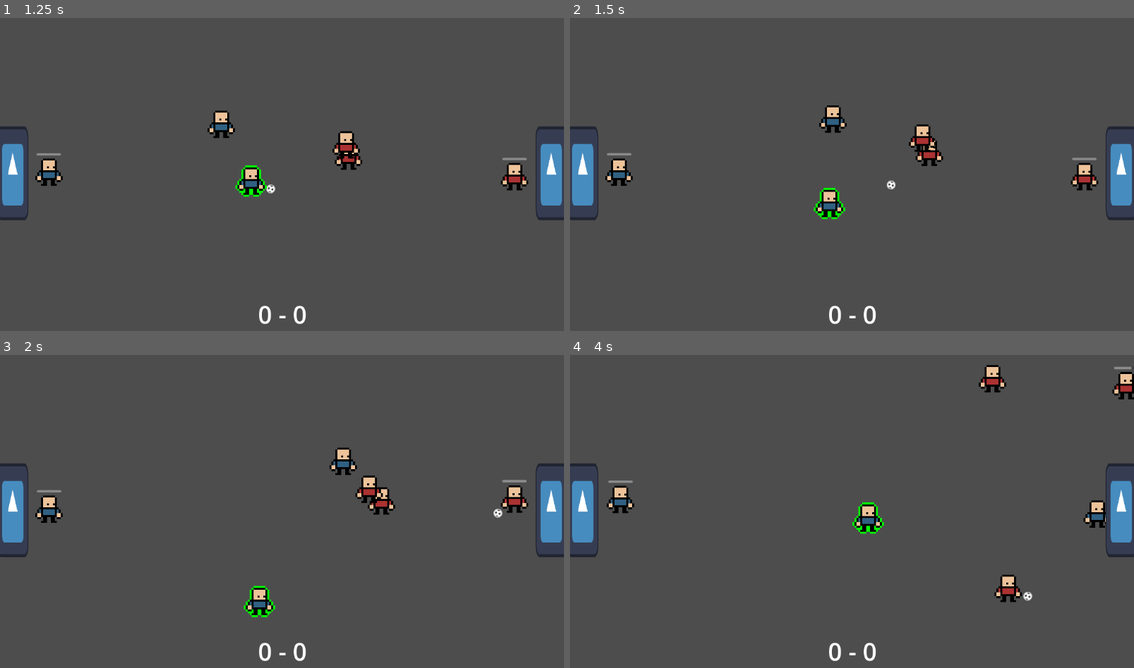
Above: before the commit, frames 1-4 (two rows, left to right).
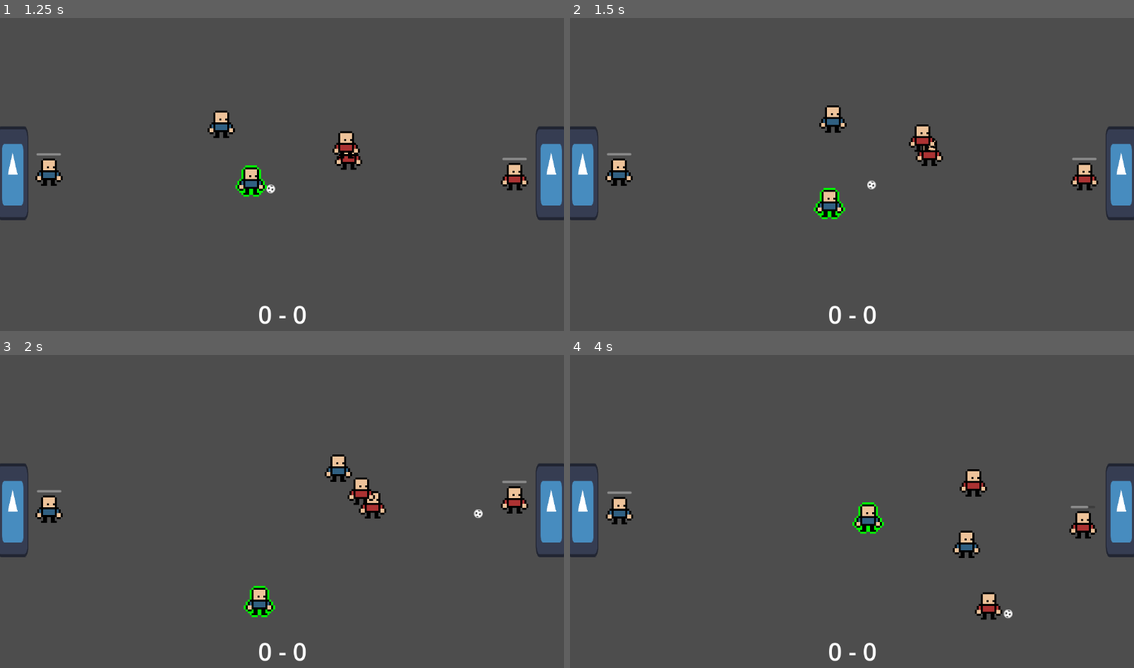
Above: after the commit, the same moments.

Repository: david8zhang/spooky-soccer
Game: Godot game, scene res://scenes/Main.tscn
The game is run twice, just before and just after one commit, with the same random seed, the same clock (stepped at 60 frames per second) and the same inputs. The engine's default icon, where the game draws it, is replaced by a stand-in: a white triangle on a blue panel in a dark square.
Inputs:
- Up to frame 1 (1.25 s): hold Right (move_right) from 0.53 s (still down); tap Space (pass) at 0.6 s; tap F (shoot) at 0.8 s
- Up to frame 2 (1.5 s): release Right (move_right) at 1.28 s; hold Down (move_down) from 1.28 s (still down); tap F (shoot) at 1.35 s
- Up to frame 3 (2 s): keep holding Down (move_down); tap Space (pass) at 1.55 s
- Up to frame 4 (4 s): release Down (move_down) at 2.03 s; hold Right (move_right) 2.03-2.78 s; tap Space (pass) at 2.1, 3.05 s; tap F (shoot) at 2.3, 2.85, 3.8 s; hold Up (move_up) 2.78-3.53 s; hold Left (move_left) from 3.53 s (still down); tap X (steal) at 3.6 s

Frame 1 is identical in both runs. In frame 2, less than 0.1% of the frame differs, in the area x 52-58%, y 51-55%; in frame 3, 1.2%; in frame 4, 2.7%, in the area x 6-100%, y 3-85%.

Commit message:
added walls around goal, fix some ball shooting logic

Diff:
--- a/prefabs/CPUFieldPlayerAI.tscn
+++ b/prefabs/CPUFieldPlayerAI.tscn
@@ -31,7 +31,7 @@
 [node name="CPUFieldPlayerAI" type="Node" node_paths=PackedStringArray("blackboard", "actor")]
 script = ExtResource("1_xsn7y")
 blackboard = NodePath("@Node@26461")
-actor = NodePath("..")
+actor = NodePath("")
 
 [node name="RootSequence" type="Node" parent="."]
 script = ExtResource("2_erdwv")
--- a/prefabs/Goal.tscn
+++ b/prefabs/Goal.tscn
@@ -19,10 +19,13 @@
 }]
 
 [sub_resource type="RectangleShape2D" id="RectangleShape2D_trcr3"]
-size = Vector2(63, 190)
+size = Vector2(53, 162)
 
 [sub_resource type="CircleShape2D" id="CircleShape2D_l885n"]
 radius = 350.0
+
+[sub_resource type="RectangleShape2D" id="RectangleShape2D_bxs7v"]
+size = Vector2(65, 12)
 
 [node name="Goal" type="StaticBody2D"]
 collision_layer = 16
@@ -35,10 +38,24 @@
 sprite_frames = SubResource("SpriteFrames_1ontc")
 
 [node name="CollisionShape2D" type="CollisionShape2D" parent="."]
-position = Vector2(-0.5, -1)
+position = Vector2(-5.5, 0)
 shape = SubResource("RectangleShape2D_trcr3")
 
 [node name="InRangeDetector" type="CollisionShape2D" parent="."]
 visible = false
 shape = SubResource("CircleShape2D_l885n")
 disabled = true
+
+[node name="Wall" type="StaticBody2D" parent="."]
+collision_layer = 32
+collision_mask = 4
+
+[node name="CollisionShape2D" type="CollisionShape2D" parent="Wall"]
+position = Vector2(1.5, -90)
+shape = SubResource("RectangleShape2D_bxs7v")
+
+[node name="Wall2" type="StaticBody2D" parent="."]
+
+[node name="CollisionShape2D" type="CollisionShape2D" parent="Wall2"]
+position = Vector2(1, 90)
+shape = SubResource("RectangleShape2D_bxs7v")
--- a/scripts/FieldPlayer.gd
+++ b/scripts/FieldPlayer.gd
@@ -131,9 +131,10 @@
 	if !is_stunned:
 		var ball = game.ball
 		# Face toward opponent goal
-		curr_direction = Direction.LEFT if side == Side.CPU else Direction.RIGHT
-		var x_diff = -BALL_DRIBBLE_GAP if curr_direction == Direction.LEFT else BALL_DRIBBLE_GAP
-		ball.global_position = Vector2(global_position.x + x_diff, global_position.y)
+		# curr_direction = Direction.LEFT if side == Side.CPU else Direction.RIGHT
+		# var x_diff = -BALL_DRIBBLE_GAP if curr_direction == Direction.LEFT else BALL_DRIBBLE_GAP
+		# ball.global_position = Vector2(global_position.x + x_diff, global_position.y)
+		ball.global_position = global_position
 
 		# Shoot ball toward goal
 		var opp_goal = get_opposing_goal()
@@ -143,6 +144,15 @@
 		ball.metadata["shot_force"] = shot_force
 		ball.linear_velocity = velocity_vector
 		lose_poss_of_ball()
+
+		is_on_pass_cooldown = true
+		var timer = Timer.new()
+		timer.autostart = true
+		timer.one_shot = true
+		timer.wait_time = 0.1
+		var on_timeout = Callable(self, "pass_cooldown")
+		timer.connect("timeout", on_timeout)
+		add_child(timer)
 
 func handle_ball_collision():
 	var ball = game.ball as Ball
Not shown: 1 places in prefabs/Goal.tscn that only renumber resources
